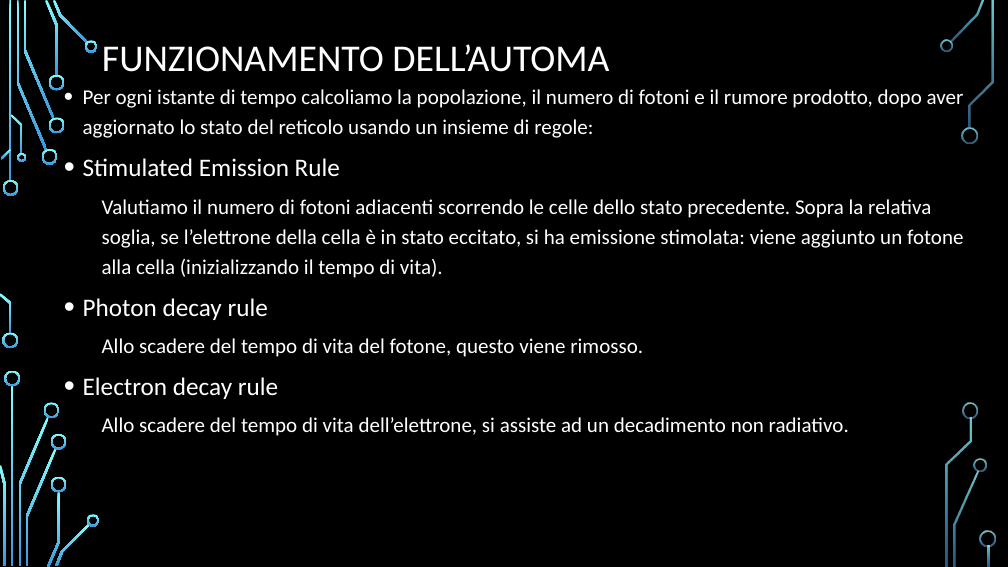
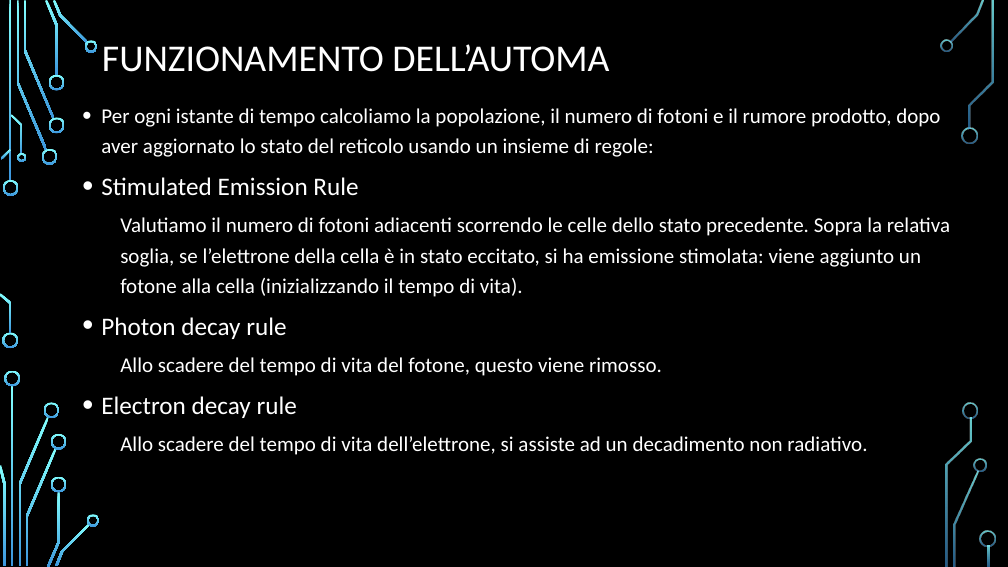
Before and after one commit to Frank01001/LASER-Dynamics-Simulation, a slide deck: slide 5 of Presentation/PresentazioneDispositivi.pptx. Drawn at 1008x567 pixels with LibreOffice and Linux fonts; fonts in the diff are those of the drawing; background and template pictures are left out. Boxes give left, top, right and bottom in pixels: in the first picture for what was removed or moved away, otherwise in the second. Text is boxed around its words. In the diff, an @@ line names an element or a change of style, - is before the commit and + after.

```diff
--- a/Presentation/PresentazioneDispositivi.pptx
+++ b/Presentation/PresentazioneDispositivi.pptx
@@ text "Per ogni istante di tempo ..." rewrapped from [83, 89, 964, 436] to [101, 108, 950, 455] @@
```
Also in this commit, not shown: 14 other slides changed, 2 other files.
